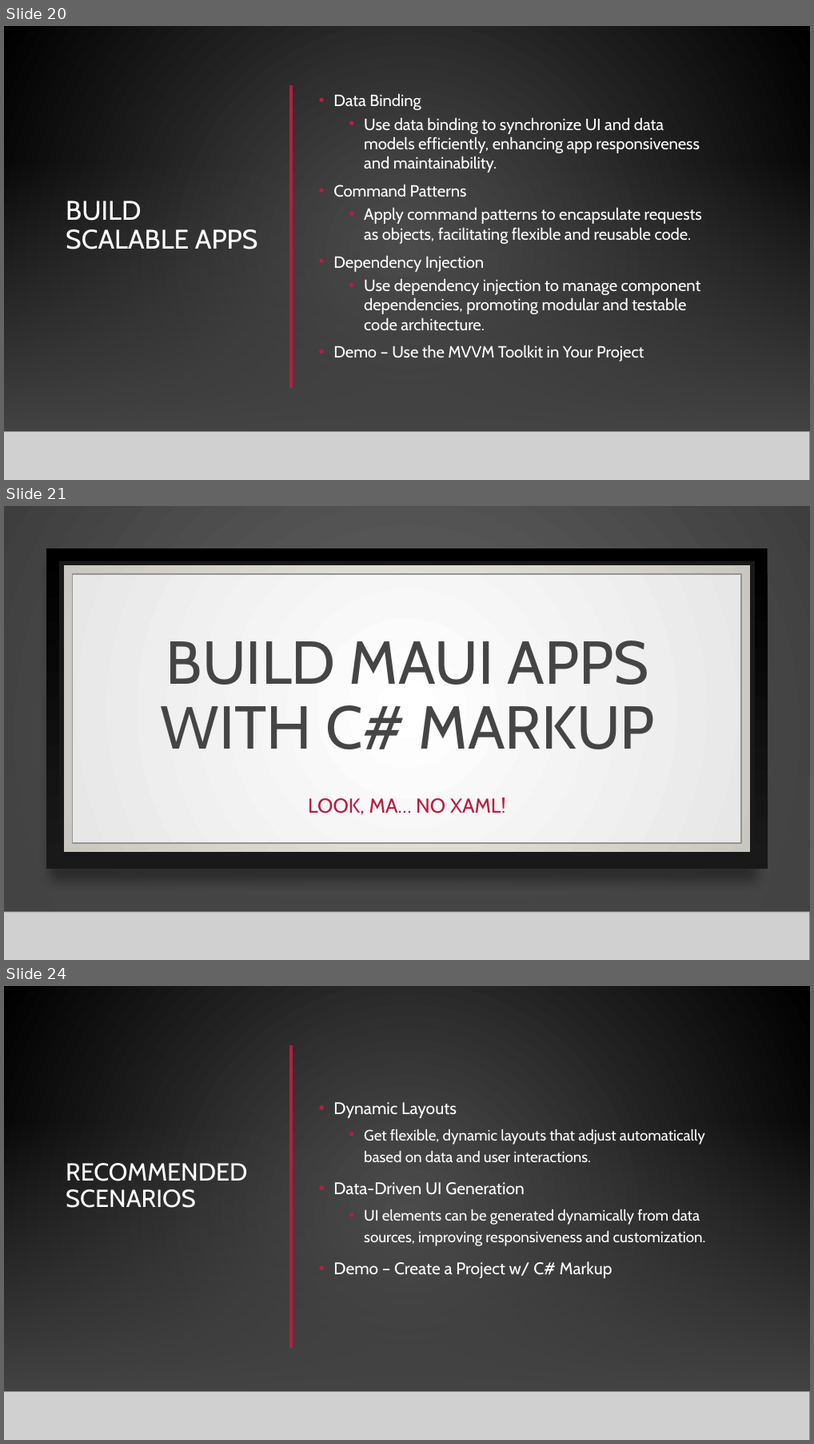
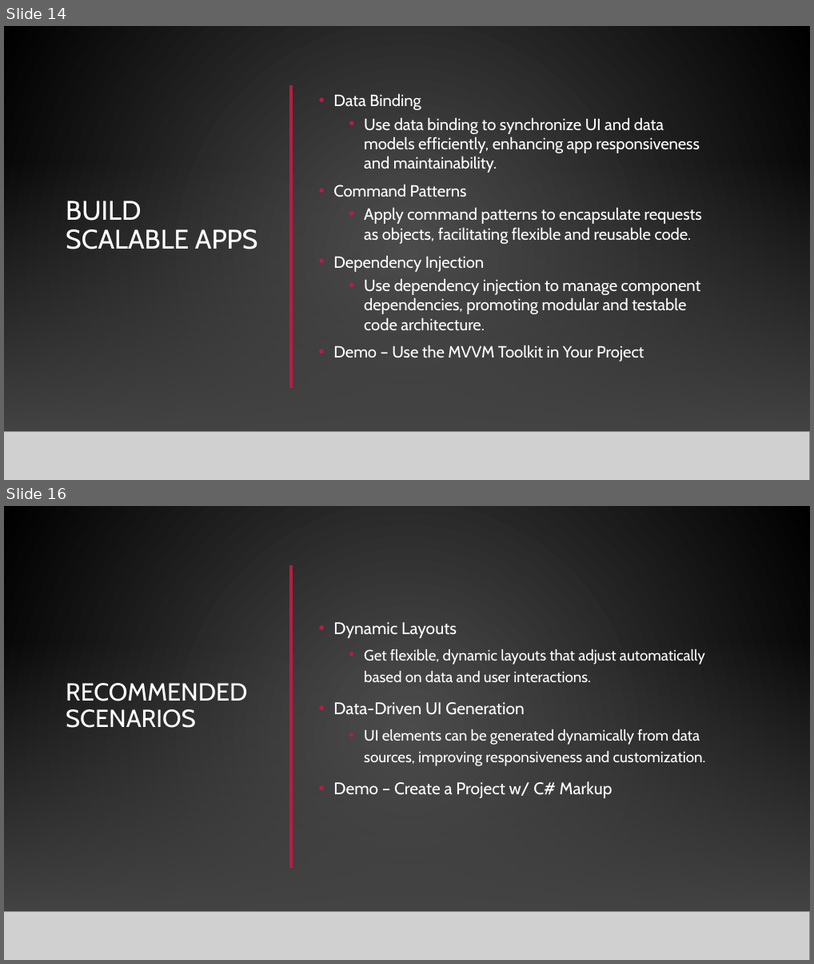
Before and after one commit to alvinashcraft/speaking, a slide deck: 2026/0115_CodeMash/Maui Toolkit/Create Multi-Platform Apps with .NET.pptx. Shown one above the other, each under a label of ours: slides 20, 21 and 24 before the commit, slides 14 and 16 after it; the slides between them are not shown. The pictures are 814x1444 and 814x964 pixels, drawn with LibreOffice and Linux fonts; fonts in the diff are those of the drawing; grey boxes stand for pictures; background and template pictures are left out. Boxes give left, top, right and bottom in pixels: in the first picture for what was removed or moved away, otherwise in the second. Text is boxed around its words. In the diff, an @@ line names an element or a change of style, - is before the commit and + after.

Commit message:
Update MAUI slides for codemash 2026

```diff
--- a/2026/0115_CodeMash/Maui Toolkit/Create Multi-Platform Apps with .NET.pptx
+++ b/2026/0115_CodeMash/Maui Toolkit/Create Multi-Platform Apps with .NET.pptx
@@ slide 21 removed at (x1=4, y1=506, x2=810, y2=960), background gradient #666666 to #3F3F3F; not listed: 2 template elements that a slide beside it also shows @@
@@ rectangle removed at (x1=4, y1=506, x2=810, y2=959) @@
@@ rectangle removed at (x1=46, y1=548, x2=768, y2=868) @@
@@ rectangle removed at (x1=62, y1=564, x2=752, y2=853) @@
@@ rectangle removed at (x1=73, y1=575, x2=742, y2=843) @@
@@ rectangle removed at (x1=4, y1=640, x2=810, y2=912) @@
@@ rectangle removed at (x1=4, y1=640, x2=810, y2=912) @@
@@ title removed at (x1=161, y1=640, x2=655, y2=749) @@
-BUILD MAUI APPS WITH C# MARKUP
@@ line removed from (164, 739) to (735, 739) @@
@@ line removed from (100, 757) to (671, 757) @@
@@ text removed at (x1=308, y1=797, x2=506, y2=815) @@
-LOOK, MA… NO XAML!
@@ line removed from (4, 912) to (810, 912) @@
@@ picture removed at (x1=4, y1=912, x2=810, y2=960) @@
@@ line removed from (4, 912) to (810, 912) @@
@@ what was slide 20 is now slide 14 @@
@@ what was slide 24 is now slide 16 @@
```
Also in this commit, not shown: 4 slides changed, 1 slide added, 10 other slides removed.
